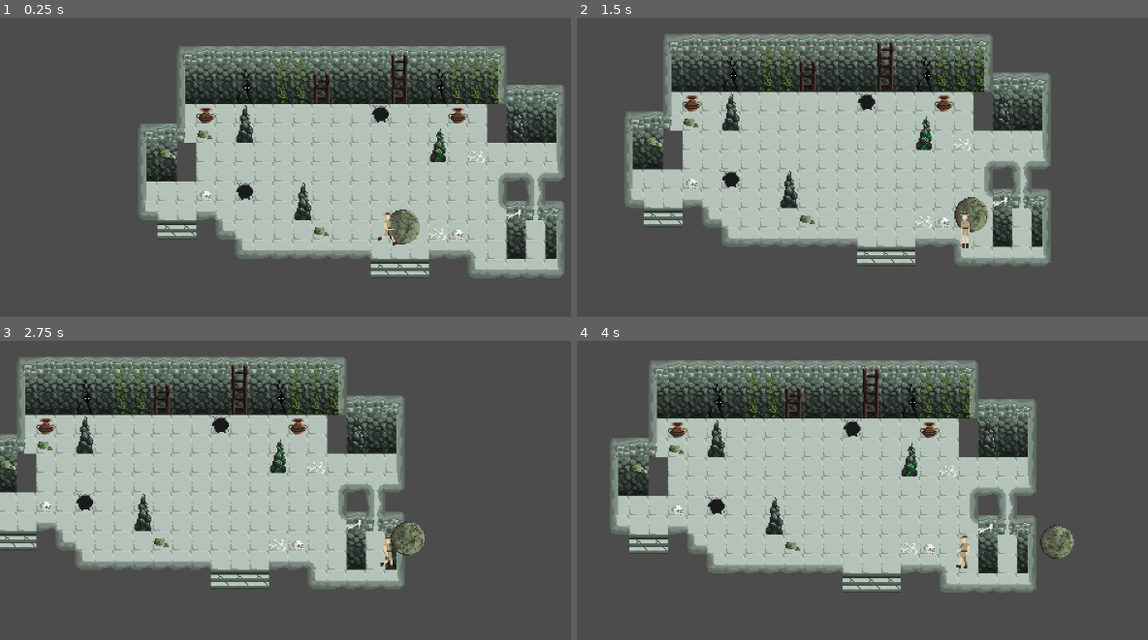
Above: before the commit, frames 1-4 (two rows, left to right).
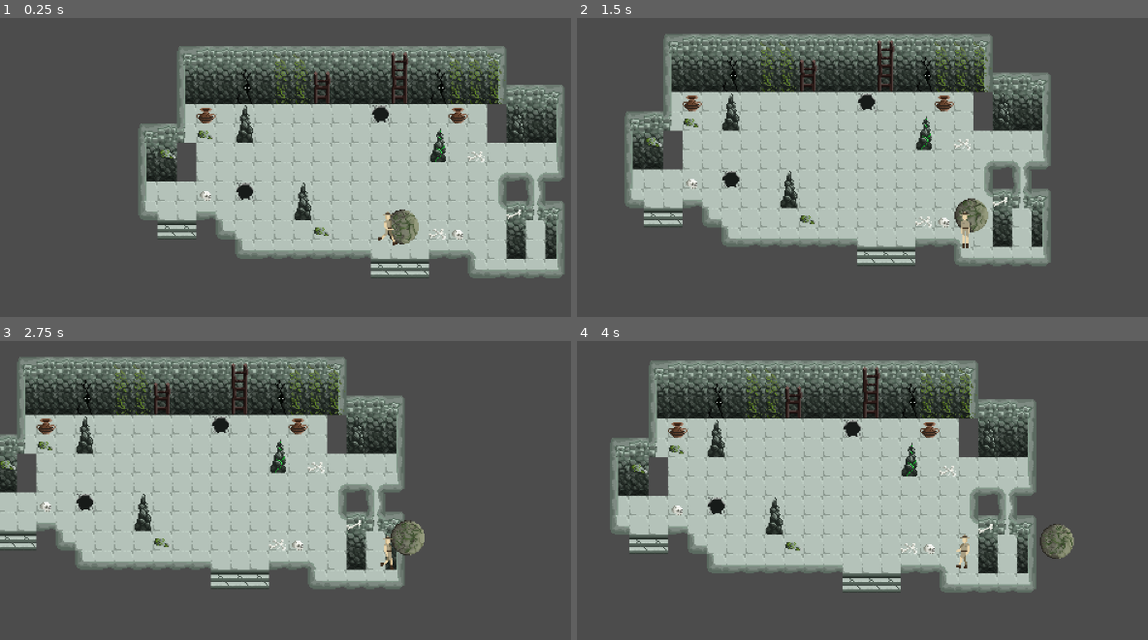
Above: after the commit, the same moments.

Repository: mirogon/Archaeology
Game: Godot game, scene res://Scenes/TileTest.tscn
Two runs of this game, one before a commit and one after it. Both use one fixed random seed, a clock stepped at 60 frames per second and the inputs below. This scene is started directly instead of the project's main scene.
Inputs (mouse positions are in pixels of both pictures, inside the frame that each line leads up to):
- Up to frame 1 (0.25 s): no input
- Up to frame 2 (1.5 s): move the mouse to (1136, 209) at 0.52 s; hold Right (ui_right) 0.53-1.28 s; click (1136, 209) at 0.67 s; move the mouse to (811, 251) at 1.27 s; hold Down (ui_down) from 1.28 s (still down)
- Up to frame 3 (2.75 s): move the mouse to (462, 457) at 2.02 s; release Down (ui_down) at 2.03 s; hold Right (ui_right) from 2.03 s (still down)
- Up to frame 4 (4 s): move the mouse to (925, 639) at 2.77 s; release Right (ui_right) at 2.78 s; hold Up (ui_up) 2.78-3.53 s; click (925, 639) at 2.92 s; move the mouse to (outside the picture) at 3.52 s; hold Left (ui_left) from 3.53 s (still down)

The runs differ from the first frame. In frame 1, 0.2% of the frame differs, in the area x 68-74%, y 64-76%; in frame 2, 0.2%; in frame 3, 0.2%; in frame 4, 0.2%, in the area x 81-88%, y 61-73%.
Error in both runs: Invalid call. Nonexistent function 'instance' in base 'Nil'. (res://Scripts/Player.gd:70)

Commit message:
Boulder and Sprites changed

Diff:
--- a/Scenes/Boulder.tscn
+++ b/Scenes/Boulder.tscn
@@ -1,7 +1,7 @@
 [gd_scene load_steps=16 format=2]
 
 [ext_resource path="res://Asstes/Environment/Trap1.png" type="Texture" id=1]
-[ext_resource path="res://Scenes/Boulder.gd" type="Script" id=2]
+[ext_resource path="res://Scripts/Boulder.gd" type="Script" id=2]
 
 [sub_resource type="AtlasTexture" id=1]
 atlas = ExtResource( 1 )
@@ -93,7 +93,6 @@
 [node name="AnimatedSprite" type="AnimatedSprite" parent="Boulder"]
 frames = SubResource( 10 )
 animation = "Boulder_Roll"
-frame = 2
 playing = true
 
 [node name="CollisionShape2D" type="CollisionShape2D" parent="Boulder"]
Renamed: Scenes/Boulder.gd -> Scripts/Boulder.gd
